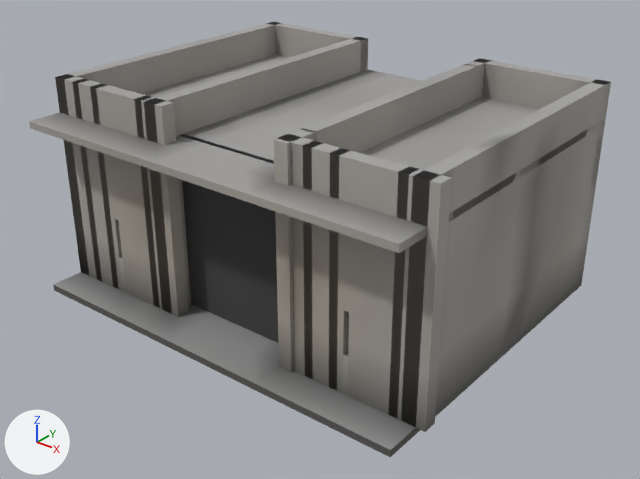
The glTF model assets/level/garrison/gatehouse.glb: old version first, new version second.
One viewpoint serves both versions: a 50 mm lens placed at (14.43, -45.0, 12.56), pointed at (0.33, -27.37, 1.63). Lighting does not change. The marker at lower left points along +X, +Y and +Z. The older version comes first. Where no turn or scale is listed for an object, it has been applied to the vertices.

The scene before the commit, as lines of its bpy script (objects in view):
```python
ob_floor_flag_2_009 = bpy.data.objects.new('floor_flag_2.009', me_kit_floor_flag_2_008)
ob_floor_flag_2_009.location = (-5.0, -31.0, 5.0)
ob_floor_flag_2_010 = bpy.data.objects.new('floor_flag_2.010', me_kit_floor_flag_2_009)
ob_floor_flag_2_010.location = (-3.0, -31.0, 5.0)
ob_floor_flag_2_011 = bpy.data.objects.new('floor_flag_2.011', me_kit_floor_flag_2_010)
ob_floor_flag_2_011.location = (-1.0, -31.0, 5.0)
ob_floor_flag_2_012 = bpy.data.objects.new('floor_flag_2.012', me_kit_floor_flag_2_011)
ob_floor_flag_2_012.location = (1.0, -31.0, 5.0)
ob_floor_flag_2_013 = bpy.data.objects.new('floor_flag_2.013', me_kit_floor_flag_2_012)
ob_floor_flag_2_013.location = (3.0, -31.0, 5.0)
ob_floor_flag_2_014 = bpy.data.objects.new('floor_flag_2.014', me_kit_floor_flag_2_013)
ob_floor_flag_2_014.location = (5.0, -31.0, 5.0)
ob_wall_ashlar_1_066 = bpy.data.objects.new('wall_ashlar_1.066', me_kit_wall_ashlar_1_065)
ob_wall_ashlar_1_066.location = (5.0, -30.8, 3.0)
ob_wall_ashlar_1_078 = bpy.data.objects.new('wall_ashlar_1.078', me_kit_wall_ashlar_1_077)
ob_wall_ashlar_1_078.location = (2.2, -29.7, 3.0)
ob_wall_ashlar_1_079 = bpy.data.objects.new('wall_ashlar_1.079', me_kit_wall_ashlar_1_078)
ob_wall_ashlar_1_079.location = (2.2, -30.6, 0.0)
# also in view: 'wall_ashlar_slit.003' at (-4.0, -30.8, 1.5); 'floor_cobble_2.044' at (-5.0, -31.0, -0.1); 'wall_ashlar_1.071' at (5.8, -30.5, 1.5); 'wall_ashlar_1.054' at (-4.75, -30.8, 4.5); 'wall_ashlar_2.012' at (-4.0, -22.2, 4.5)
```
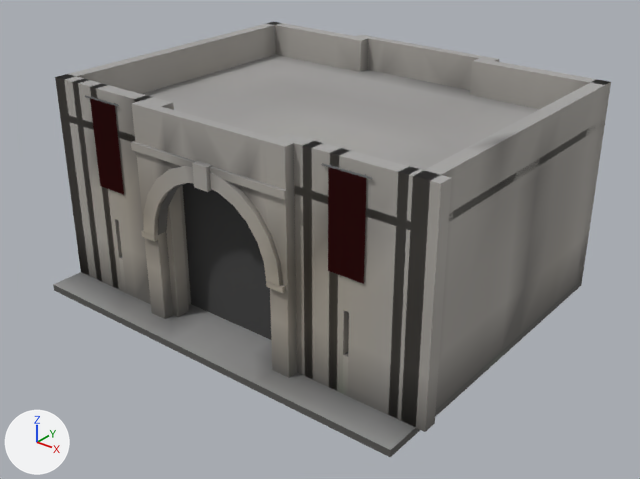
Boxes (x1, y1, x2, y2) around the edits, measured in the pictures (640 x 479 px):
'gate_arch.002', added: after (131, 101, 297, 378)
'wall_ashlar_4.032', deleted: before (327, 82, 432, 153)
'banner.004', added: after (321, 163, 373, 284)
'wall_ashlar_4.030', moved (not visible afterwards): before (203, 55, 309, 123)
'gate_arch.001', added: after (357, 35, 499, 90)
'floor_flag_2.014', deleted: before (319, 202, 453, 253)
'floor_flag_2.012', deleted: before (184, 149, 275, 202)
'floor_flag_2.011', deleted: before (127, 133, 243, 180)
'floor_flag_2.013', deleted: before (247, 182, 347, 226)
'wall_ashlar_2.016', deleted: before (144, 84, 214, 215)
'banner.002', added: after (85, 95, 124, 195)
'wall_ashlar_2p4.001', deleted: before (420, 64, 478, 120)
'wall_ashlar_2.014', moved: before (299, 42, 349, 90); after (181, 207, 191, 305)
'wall_ashlar_1.080', deleted: before (274, 128, 316, 265)
'wall_ashlar_1.079', deleted: before (276, 260, 294, 373)
'floor_flag_2.010', deleted: before (76, 127, 156, 161)
'floor_flag_2.009', deleted: before (29, 113, 105, 144)
'wall_ashlar_2.015', deleted: before (153, 207, 191, 314)
'wall_ashlar_1.078', deleted: before (301, 119, 340, 147)
'wall_ashlar_1.074', moved (not visible afterwards): before (340, 37, 368, 76)
'floor_flag_strip_4.003', added: after (294, 186, 453, 233)
'wall_ashlar_1.076', moved (not visible afterwards): before (464, 58, 493, 100)
'floor_flag_strip_4.001', added: after (60, 113, 135, 142)
'floor_flag_4.019', unchanged, uncovered by the edit: before (201, 54, 289, 80); after (201, 54, 359, 98)
'wall_ashlar_1.064', unchanged, covered by the edit: before (329, 151, 379, 291); after (338, 151, 379, 291)
'floor_flag_4.020', unchanged, uncovered by the edit: before (143, 77, 213, 98); after (143, 77, 286, 122)
'wall_ashlar_1.059', unchanged, covered by the edit: (134, 96, 182, 218) in both

The change, as a list of edits to the scene's bpy script:
```text
Add mat_banner:
    mat_banner = bpy.data.materials.new('banner')
    # nodes: BsdfPrincipled, Mix, OutputMaterial, VertexColor
    # colours: red #b35050, mixed with the vertex colours
Remove ob_floor_flag_2_009:
    ob_floor_flag_2_009 = bpy.data.objects.new('floor_flag_2.009', me_kit_floor_flag_2_008)
Remove ob_floor_flag_2_010:
    ob_floor_flag_2_010 = bpy.data.objects.new('floor_flag_2.010', me_kit_floor_flag_2_009)
Remove ob_floor_flag_2_011:
    ob_floor_flag_2_011 = bpy.data.objects.new('floor_flag_2.011', me_kit_floor_flag_2_010)
Remove ob_floor_flag_2_012:
    ob_floor_flag_2_012 = bpy.data.objects.new('floor_flag_2.012', me_kit_floor_flag_2_011)
Remove ob_floor_flag_2_013:
    ob_floor_flag_2_013 = bpy.data.objects.new('floor_flag_2.013', me_kit_floor_flag_2_012)
Remove ob_floor_flag_2_014:
    ob_floor_flag_2_014 = bpy.data.objects.new('floor_flag_2.014', me_kit_floor_flag_2_013)
Change ob_wall_ashlar_1_074:
    ob_wall_ashlar_1_074.location: (-2.2, -22.5, 3.0) -> (2.2, -22.4, 0.0)
Change ob_wall_ashlar_1_076:
    ob_wall_ashlar_1_076.location: (2.2, -22.4, 3.0) -> (2.2, -30.6, 0.0)
Remove ob_wall_ashlar_1_078:
    ob_wall_ashlar_1_078 = bpy.data.objects.new('wall_ashlar_1.078', me_kit_wall_ashlar_1_077)
Remove ob_wall_ashlar_1_079:
    ob_wall_ashlar_1_079 = bpy.data.objects.new('wall_ashlar_1.079', me_kit_wall_ashlar_1_078)
Remove ob_wall_ashlar_1_080:
    ob_wall_ashlar_1_080 = bpy.data.objects.new('wall_ashlar_1.080', me_kit_wall_ashlar_1_079)
Change ob_wall_ashlar_2_014:
    ob_wall_ashlar_2_014.location: (-2.2, -24.0, 3.0) -> (-2.2, -30.0, 0.0)
Remove ob_wall_ashlar_2_015:
    ob_wall_ashlar_2_015 = bpy.data.objects.new('wall_ashlar_2.015', me_kit_wall_ashlar_2_014)
Remove ob_wall_ashlar_2_016:
    ob_wall_ashlar_2_016 = bpy.data.objects.new('wall_ashlar_2.016', me_kit_wall_ashlar_2_015)
Remove ob_wall_ashlar_2p4_001:
    ob_wall_ashlar_2p4_001 = bpy.data.objects.new('wall_ashlar_2p4.001', me_kit_wall_ashlar_2p4)
Change ob_wall_ashlar_4_030:
    ob_wall_ashlar_4_030.location: (-2.2, -27.0, 3.0) -> (2.2, -27.2, 0.0)
Remove ob_wall_ashlar_4_032:
    ob_wall_ashlar_4_032 = bpy.data.objects.new('wall_ashlar_4.032', me_kit_wall_ashlar_4_031)
Add ob_gate_arch_002:
    ob_gate_arch_002 = bpy.data.objects.new('gate_arch.002', me_kit_gate_arch_001)  # 198 vertices, 320 faces; spans x -2.55..2.55, y -0.35..0.15, z 0.0..6.0
    ob_gate_arch_002.location = (0.0, -31.15, 0.0)
Add ob_gate_arch_001:
    ob_gate_arch_001 = bpy.data.objects.new('gate_arch.001', me_kit_gate_arch)  # 198 vertices, 320 faces; spans x -2.55..2.55, y -0.15..0.35, z 0.0..6.0
    ob_gate_arch_001.location = (0.0, -21.85, 0.0)
Add ob_floor_flag_strip_4_003:
    ob_floor_flag_strip_4_003 = bpy.data.objects.new('floor_flag_strip_4.003', me_kit_floor_flag_strip_4_002)  # 20 vertices, 36 faces; spans x -2.0..2.0, y -0.5..0.5, z -0.2..0.0
    ob_floor_flag_strip_4_003.location = (4.0, -30.5, 5.0)
Add ob_floor_flag_strip_4_001:
    ob_floor_flag_strip_4_001 = bpy.data.objects.new('floor_flag_strip_4.001', me_kit_floor_flag_strip_4)  # 20 vertices, 36 faces; spans x -2.0..2.0, y -0.5..0.5, z -0.2..0.0
    ob_floor_flag_strip_4_001.location = (-4.0, -30.5, 5.0)
Add ob_banner_004:
    ob_banner_004 = bpy.data.objects.new('banner.004', me_kit_banner_003)  # 44 vertices, 64 faces; spans x -0.68..0.68, y -0.09..0.02, z 0.0..2.56
    ob_banner_004.location = (4.0, -31.01, 3.2)
Add ob_banner_002:
    ob_banner_002 = bpy.data.objects.new('banner.002', me_kit_banner_001)  # 44 vertices, 64 faces; spans x -0.68..0.68, y -0.09..0.02, z 0.0..2.56
    ob_banner_002.location = (-4.0, -31.01, 3.2)
```
